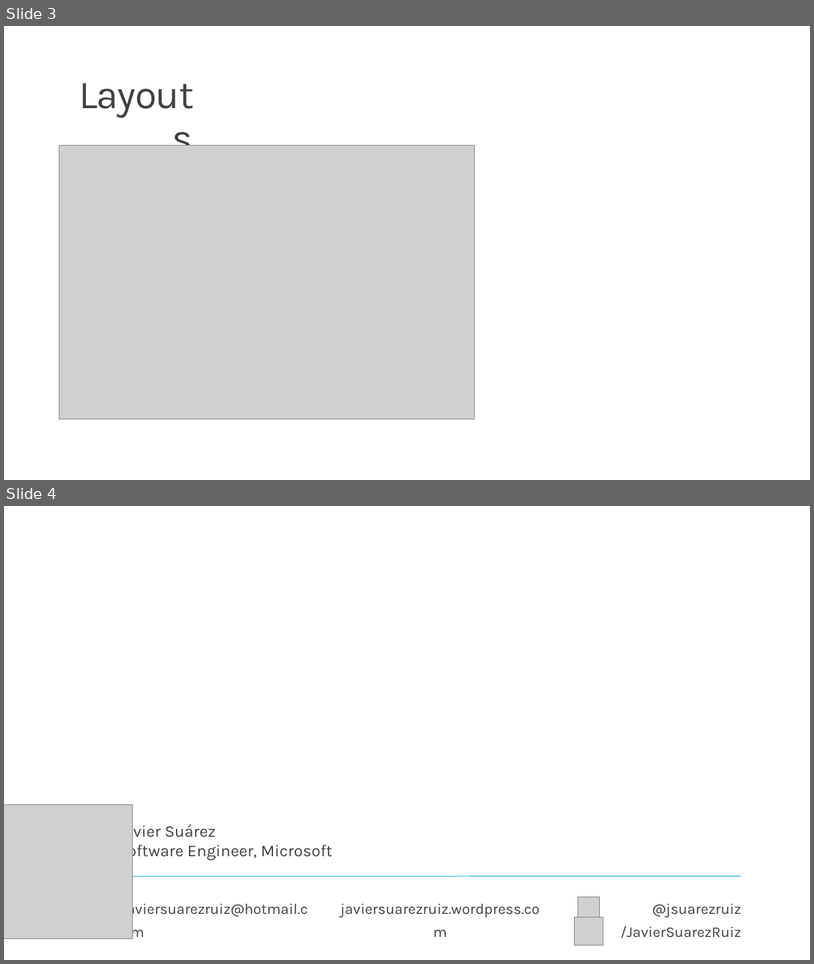
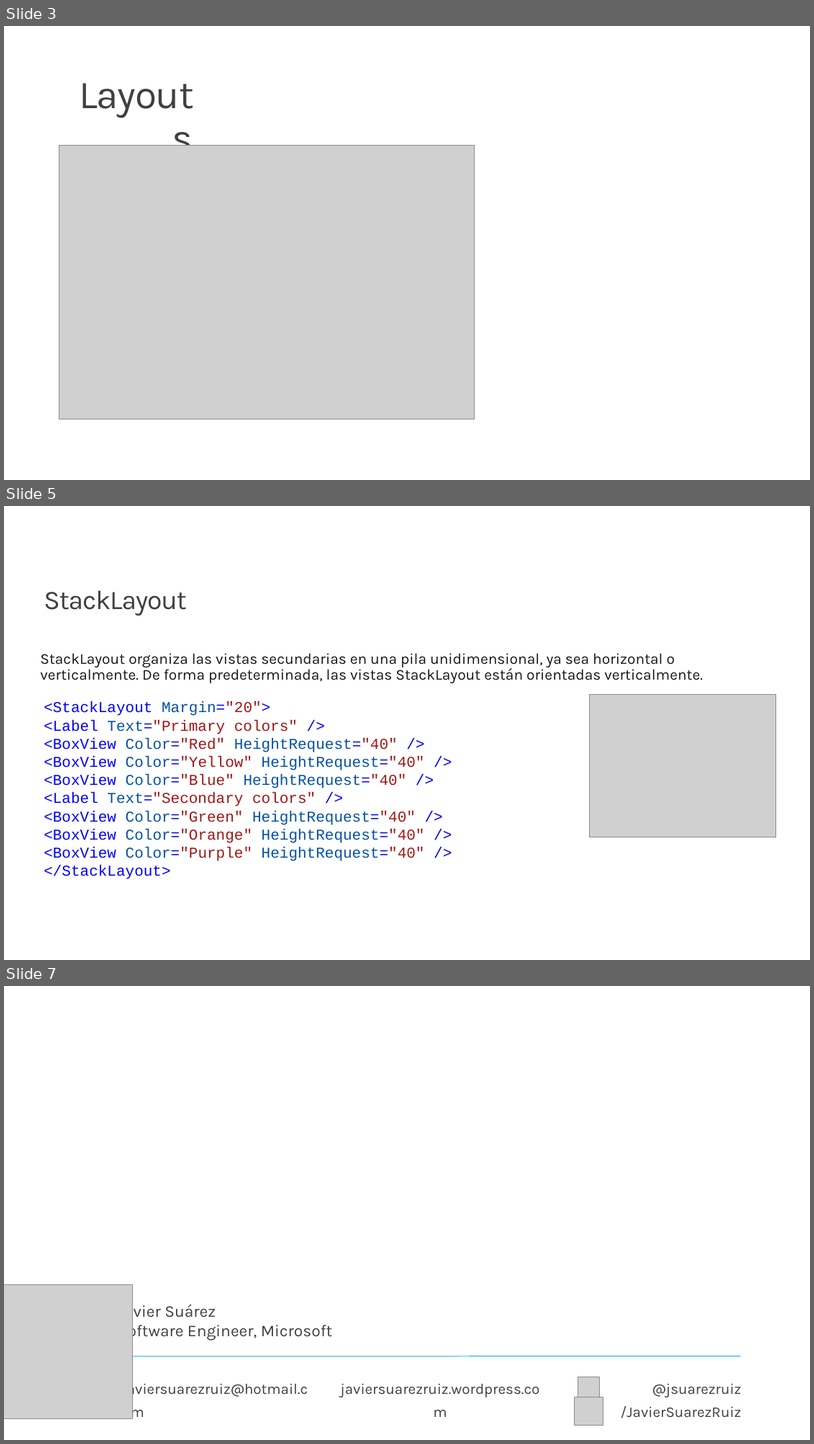
Before and after one commit to jsuarezruiz/taller-dotnet-maui, a slide deck: Bloque 4 - Creación de la UI/Taller17 - Layouts.pptx. Shown one above the other, each under a label of ours: slides 3 and 4 before the commit, slides 3, 5 and 7 after it; the slides between them are not shown. The pictures are 814x964 and 814x1444 pixels, drawn with LibreOffice and Linux fonts; fonts in the diff are those of the drawing; grey boxes stand for pictures; background and template pictures are left out. Boxes give left, top, right and bottom in pixels: in the first picture for what was removed or moved away, otherwise in the second. Text is boxed around its words. In the diff, an @@ line names an element or a change of style, - is before the commit and + after.

```diff
--- a/Bloque 4 - Creación de la UI/Taller17 - Layouts.pptx
+++ b/Bloque 4 - Creación de la UI/Taller17 - Layouts.pptx
@@ slide 5 added at (4,506,810,960), background #FFFFFF @@
@@ title added at (44,590,187,615), 32 pt, text #404040 @@
+StackLayout
@@ text added at (40,653,703,683), 18 pt, text #171717 @@
+StackLayout organiza las vistas secundarias en una pila unidimensional, ya sea horizontal o verticalmente. De forma predeterminada, las vistas StackLayout están orientadas verticalmente.
@@ picture added at (589,695,777,837) @@
@@ text added at (44,701,425,879), 18 pt, text #0451A5 @@
+<StackLayout Margin="20">
+<Label Text="Primary colors" />
+<BoxView Color="Red" HeightRequest="40" />
+<BoxView Color="Yellow" HeightRequest="40" />
+<BoxView Color="Blue" HeightRequest="40" />
+<Label Text="Secondary colors" />
+<BoxView Color="Green" HeightRequest="40" />
+<BoxView Color="Orange" HeightRequest="40" />
+<BoxView Color="Purple" HeightRequest="40" />
+</StackLayout>
@@ what was slide 4 is now slide 7 @@
```
Also in this commit, not shown: 2 other slides added, 3 other files.
